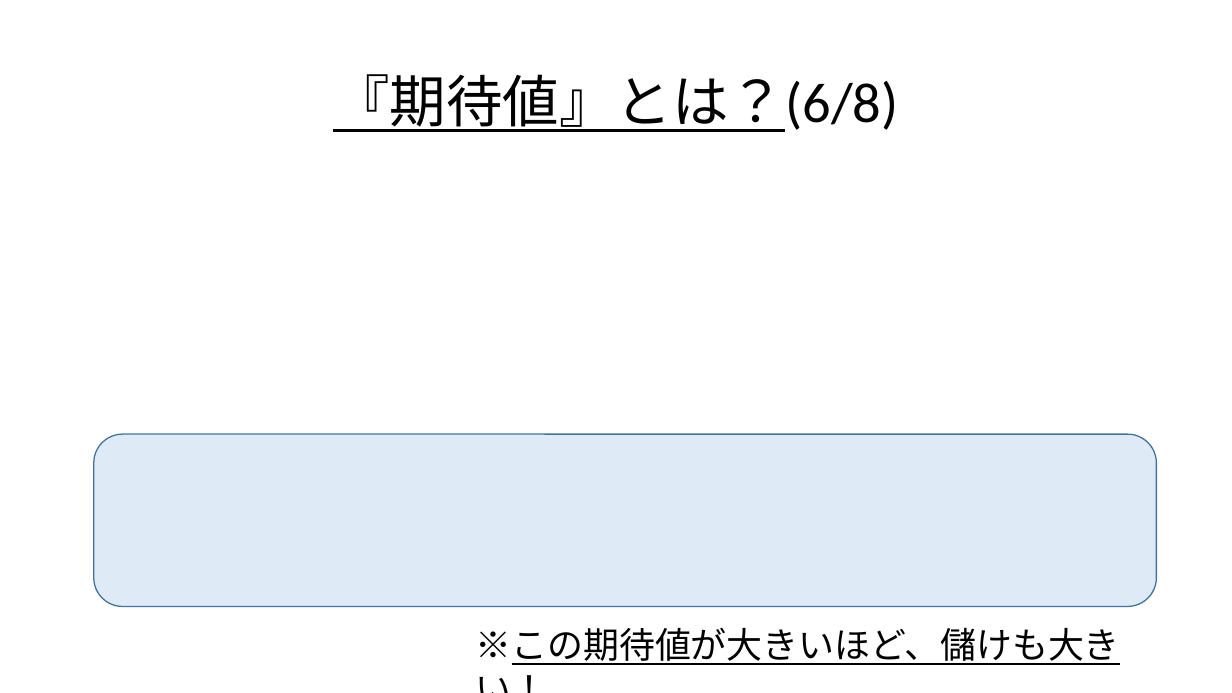
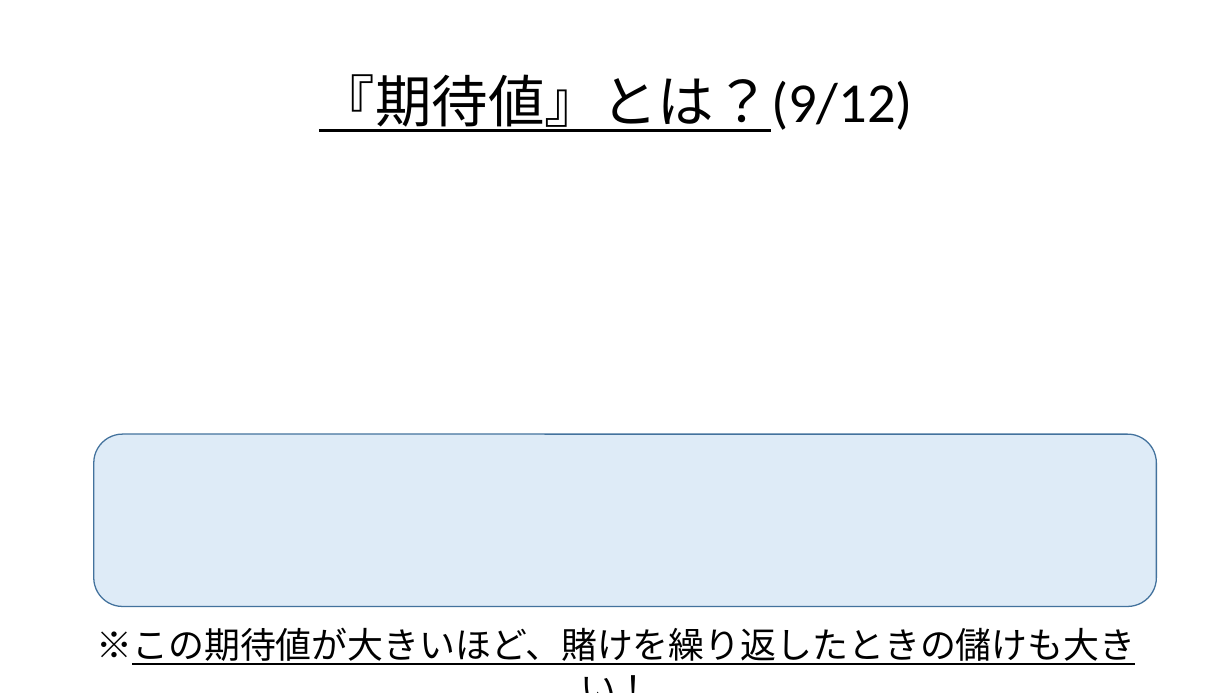
Before and after one commit to Ryo-KATAYAMA/Senior_Project, a slide deck: slide 21 of Chapter4_1.pptx (slide 14 before the commit). Drawn at 1232x693 pixels with LibreOffice and Linux fonts; fonts in the diff are those of the drawing; grey boxes stand for pictures. Boxes give left, top, right and bottom in pixels: in the first picture for what was removed or moved away, otherwise in the second. Text is boxed around its words. In the diff, an @@ line names an element or a change of style, - is before the commit and + after.

```diff
--- a/Chapter4_1.pptx
+++ b/Chapter4_1.pptx
@@ title at bbox=[319, 74, 913, 132]: text changed @@
-『期待値』とは？(6/8)
+『期待値』とは？(9/12)
@@ text at bbox=[97, 627, 1136, 665]: text changed @@
-※この期待値が大きいほど、儲けも大きい！
+※この期待値が大きいほど、賭けを繰り返したときの儲けも大きい！
```
Also in this commit, not shown: 32 other slides changed, 30 slides added, 4 slides removed.
